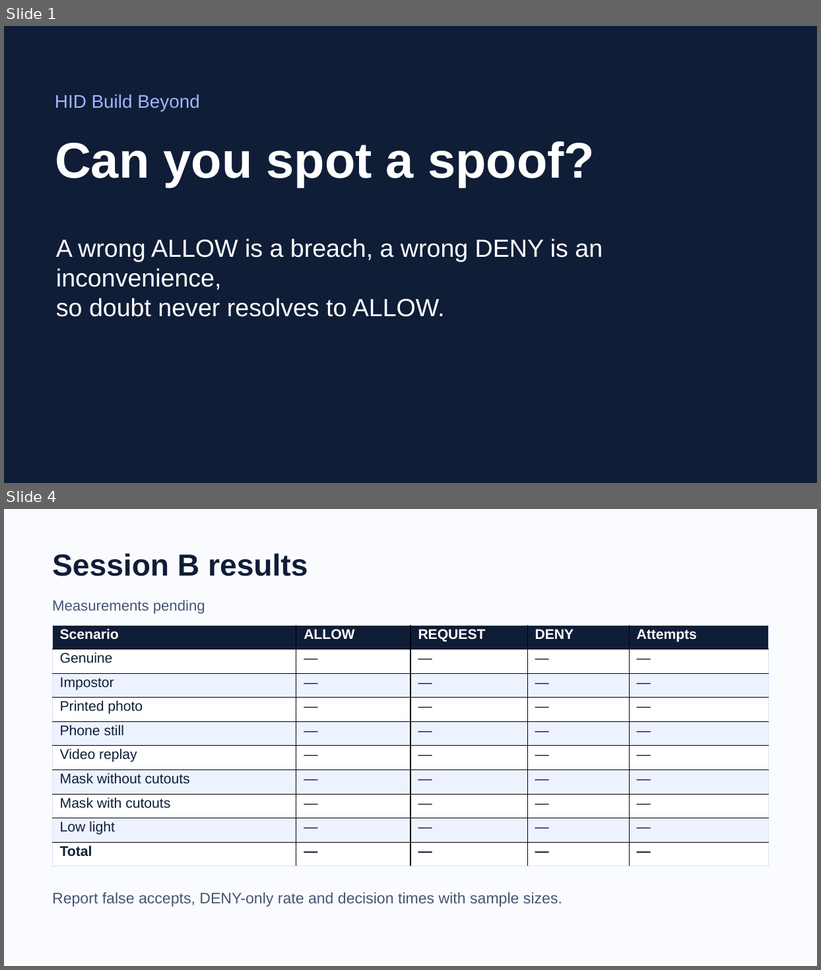
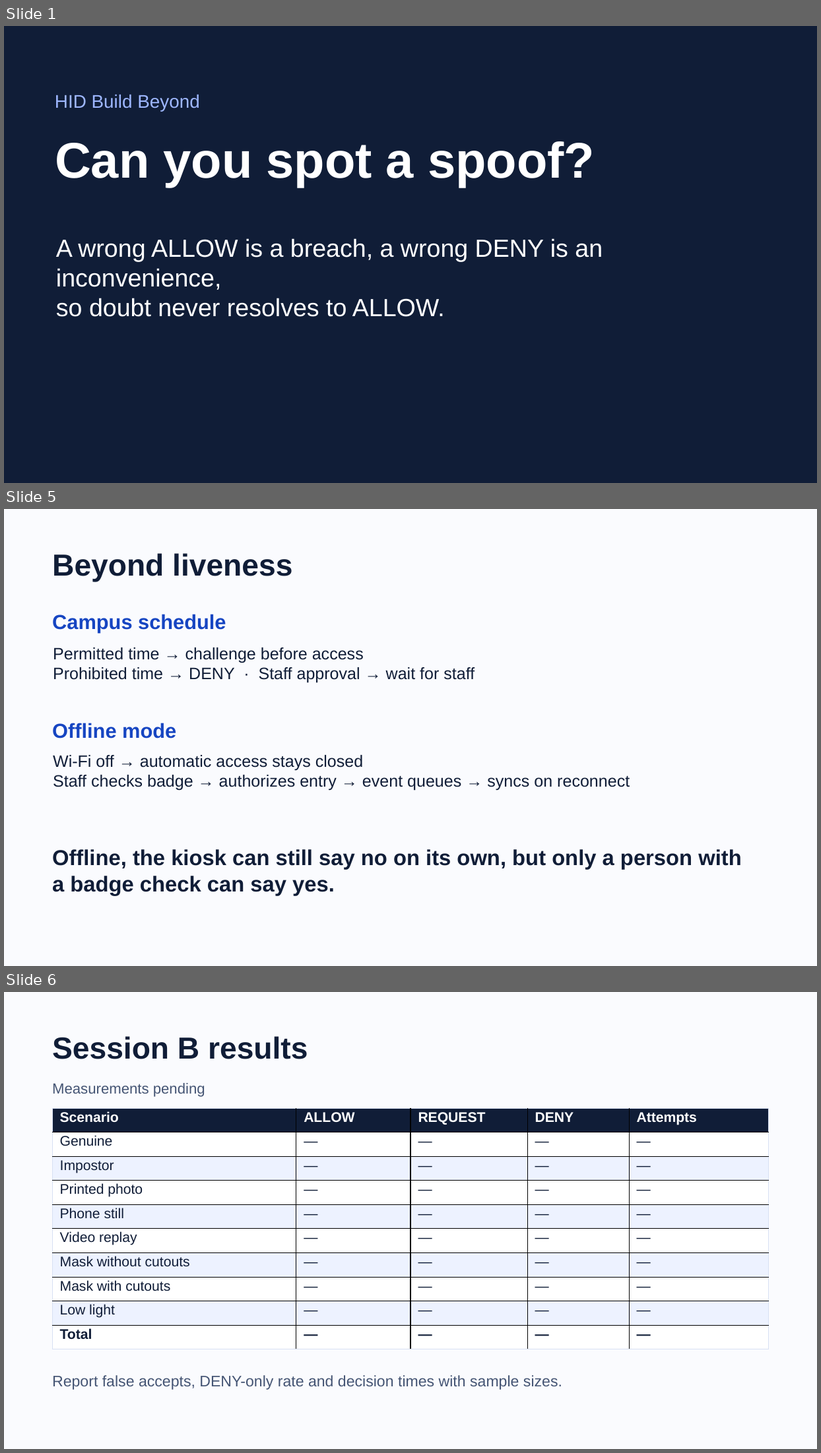
Before and after one commit to shestg28/Unemployed, a slide deck: docs/HID-demo.pptx. Shown one above the other, each under a label of ours: slides 1 and 4 before the commit, slides 1, 5 and 6 after it; the slides between them are not shown. The pictures are 821x970 and 821x1453 pixels, drawn with LibreOffice and Linux fonts; fonts in the diff are those of the drawing. Boxes give left, top, right and bottom in pixels: in the first picture for what was removed or moved away, otherwise in the second. Text is boxed around its words. In the diff, an @@ line names an element or a change of style, - is before the commit and + after.

Commit message:
Add mandatory challenge evidence and schedule-offline demo cases

```diff
--- a/docs/HID-demo.pptx
+++ b/docs/HID-demo.pptx
@@ slide 5 added at [4, 509, 817, 966], background #FAFBFE @@
@@ text added at [52, 553, 292, 582], 36 pt, text #101D37, bold @@
+Beyond liveness
@@ text added at [52, 614, 226, 633], 24 pt, text #1645C2, bold @@
+Campus schedule
@@ text added at [53, 648, 475, 683], 19.5 pt, text #101D37 @@
+Permitted time → challenge before access
+Prohibited time → DENY · Staff approval → wait for staff
@@ text added at [52, 723, 176, 739], 24 pt, text #1645C2, bold @@
+Offline mode
@@ text added at [53, 755, 630, 791], 19.5 pt, text #101D37 @@
+Wi-Fi off → automatic access stays closed
+Staff checks badge → authorizes entry → event queues → syncs on reconnect
@@ text added at [52, 850, 741, 896], 25.5 pt, text #101D37, bold @@
+Offline, the kiosk can still say no on its own, but only a person with a badge check can say yes.
@@ what was slide 4 is now slide 6 @@
```
Also in this commit, not shown: 2 slides changed, 1 other slide added, 2 other files.
